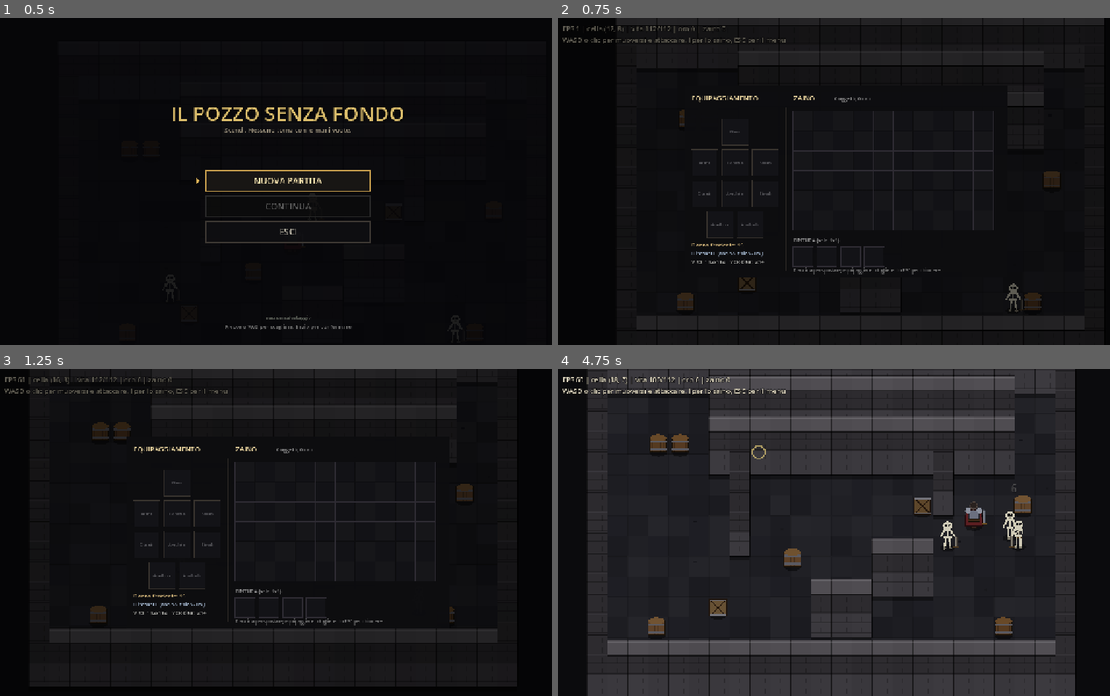
Above: before the commit, frames 1-4 (two rows, left to right).
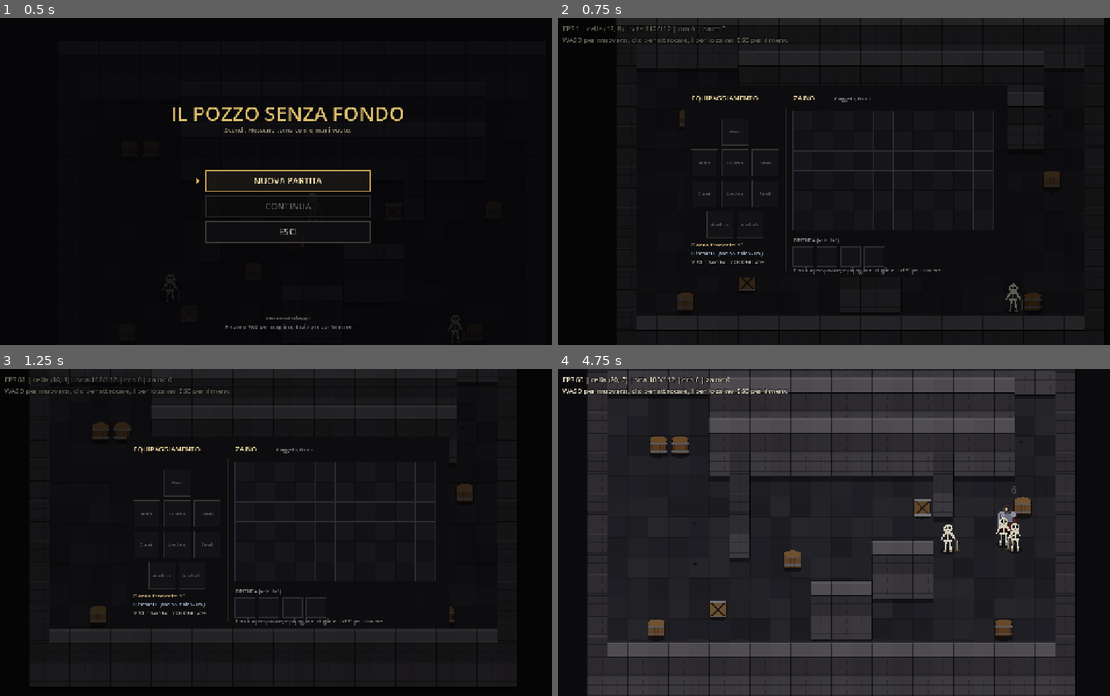
Above: after the commit, the same moments.

Repository: gmy77/pozzo_senza_fondo
Game: Godot game, scene res://main.tscn
Same seed, same stepped clock (60 frames per second), same inputs: the game is played once before the commit and once after it.
Inputs (mouse positions are in pixels of both pictures, inside the frame that each line leads up to):
- Up to frame 1 (0.5 s): no input
- Up to frame 2 (0.75 s): tap Enter at 0.5 s; move the mouse to (972, 165) at 0.52 s; hold D (move_right) from 0.53 s (still down); tap I at 0.6 s; click (972, 165) at 0.67 s
- Up to frame 3 (1.25 s): keep holding D (move_right); tap Space at 0.77 s
- Up to frame 4 (4.75 s): release D (move_right) at 1.25 s; drag from (729, 548) to (817, 597) at 1.27 s; tap Space at 2, 3.77 s; move the mouse to (905, 460) at 2.02 s; hold D (move_right) 2.03-2.75 s; tap Enter at 2.1 s; click (905, 460) at 2.17 s; drag from (817, 597) to (673, 483) at 2.77 s; move the mouse to (1021, 581) at 3.52 s; hold A (move_left) 3.53-4.25 s; tap I at 3.6 s; click (1021, 581) at 3.67 s; drag from (673, 483) to (756, 450) at 4.27 s

Frame 1 is identical in both runs. In frame 2, 0.3% of the frame differs, in the area x 4-42%, y 6-8%; in frame 3, 0.3%; in frame 4, 5.5%, in the area x 4-94%, y 0-97%.

Commit message:
Controlli separati: WASD muove, clic attacca senza inseguire
- click sul terreno non sposta
- clic sul mostro seleziona e attacca solo a portata
- tasto tenuto ripete l'attacco, non crea un percorso
- WASD resta indipendente e permette di arretrare
- selftest 75/75 su tre seed
- export script fallisce se l'esportazione fallisce, niente exe vecchio

Diff:
--- a/main.gd
+++ b/main.gd
@@ -75,7 +75,7 @@
 	var player := world.player
 	if inventory_panel != null:
 		inventory_panel.oro = player.gold
-	var hint := "WASD o clic per muoversi e attaccare, I per lo zaino, ESC per il menu"
+	var hint := "WASD per muoversi, clic per attaccare, I per lo zaino, ESC per il menu"
 	if state == AppState.DEAD:
 		hint = "SEI MORTO - premi R per ricominciare"
 	elif notice_left > 0.0:
--- a/scripts/entities/player.gd
+++ b/scripts/entities/player.gd
@@ -1,6 +1,6 @@
 # res://scripts/entities/player.gd
-# Scopo: il giocatore. Movimento WASD, click-to-move con NavigationAgent2D, attacco melee
-#        con clic su un nemico (il personaggio ci cammina prima di menare), telecamera con
+# Scopo: il giocatore. Movimento solo WASD, attacco melee con clic su un nemico (il clic
+#        non muove mai il personaggio), telecamera con
 #        smorzamento e limiti di stanza, disegno procedurale di un combattente incappucciato.
 # Dipendenze: entity.gd, stats.gd, damage.gd, hitbox.gd, constants.gd, art.gd, scene_factory.gd
 class_name Player
@@ -81,21 +81,10 @@
 	_swing = maxf(0.0, _swing - delta)
 
 	var direction := _input_direction()
-	if direction != Vector2.ZERO:
-		has_target = false
-		attack_target = null
-		_swing = 0.0
-	else:
-		# Tasto premuto = ordine continuo: il cursore resta la destinazione finche' non
-		# viene rilasciato. WASD ha sempre la precedenza e annulla l'ordine.
-		_hold_tick(delta)
-
-	if direction == Vector2.ZERO and _try_attack(delta):
-		pass
-	elif direction == Vector2.ZERO and has_target:
-		direction = _path_direction()
-		if direction == Vector2.ZERO and agent.is_navigation_finished():
-			has_target = false
+	# Il clic non entra mai in questo ramo: attack_target serve solo a scegliere chi
+	# colpire. Il movimento e' esclusivamente il vettore WASD.
+	_hold_tick(delta)
+	_try_attack(delta)
 
 	apply_motion(direction, velocita(), delta)
 	if _marker_alpha > 0.0:
@@ -103,7 +92,7 @@
 	queue_redraw()
 
 func _unhandled_input(event: InputEvent) -> void:
-	# Trascinare con il tasto giu' sposta la destinazione: e' il senso del "tieni premuto".
+	# Tenere premuto il tasto sinistro continua l'attacco sul bersaglio, non il movimento.
 	if event is InputEventMouseMotion and _mouse_held:
 		_cursor_last = get_global_mouse_position()
 		return
@@ -117,16 +106,15 @@
 	else:
 		set_hold(false, get_global_mouse_position())
 
-# Esegue un ordine nel punto indicato: mostro se c'e', altrimenti terreno.
+# Se il punto e' un mostro seleziona il bersaglio. Cliccare il terreno non produce alcun
+# ordine di movimento: questa e' una scelta deliberata, per permettere di arretrare con
+# WASD mentre si attacca col mouse senza che il clic trascini il personaggio in avanti.
 func command_at(point: Vector2) -> void:
 	var enemy := _enemy_at(point)
 	if enemy != null:
 		attack_target = enemy
-		set_move_target(enemy.global_position)
-		_repath = 0.0
 	else:
 		attack_target = null
-		set_move_target(point)
 
 # Tasto sinistro: true alla pressione, false al rilascio. E' separato dall'input vero
 # perche' il selftest headless non ha un mouse e deve provare la stessa catena.
@@ -137,13 +125,11 @@
 		_hold_repath = 0.0
 		command_at(point)
 	else:
-		# Al rilascio si smette di menare, ma si finisce di camminare verso l'ultimo punto:
-		# annullare anche il percorso darebbe un personaggio che si pianta a meta' passo.
+		# Al rilascio si smette di menare. Il movimento WASD, se premuto, continua.
 		attack_target = null
 
-# Comando continuo. Se il bersaglio e' vivo non fa niente: _try_attack ricalcola gia' il
-# percorso da solo. Se e' morto, o il cursore e' finito su qualcos'altro, rilegge il punto
-# senza aspettare un nuovo clic.
+# Comando continuo: se il bersaglio muore, il cursore puo' scegliere un nuovo bersaglio;
+# non viene mai trasformato in una destinazione di movimento.
 func _hold_tick(delta: float) -> void:
 	if not _mouse_held:
 		return
@@ -152,14 +138,9 @@
 	_hold_repath -= delta
 	if _hold_repath <= 0.0:
 		_hold_repath = 0.15
-		command_at(_cursor_last)
-
-func set_move_target(target: Vector2) -> void:
-	agent.target_position = target
-	has_target = true
-	_marker_pos = target
-	_marker_alpha = 1.0
-	queue_redraw()
+		var enemy := _enemy_at(_cursor_last)
+		if enemy != null:
+			attack_target = enemy
 
 # Ferma il personaggio e cancella l'ordine di movimento. Serve al selftest quando sposta
 # il giocatore a mano: senza questo il percorso vecchio continua a trascinarlo.
@@ -168,7 +149,6 @@
 	has_target = false
 	attack_target = null
 	velocity = Vector2.ZERO
-	agent.target_position = global_position
 	_marker_alpha = 0.0
 
 func set_camera_limits(bounds: Rect2) -> void:
@@ -177,35 +157,24 @@
 	camera.limit_right = int(bounds.end.x)
 	camera.limit_bottom = int(bounds.end.y)
 
-# Attacco: se c'e' un bersaglio vivo e a portata, mena e ferma il movimento.
-# Restituisce true solo se il colpo e' partito (o e' in ricarica) e il personaggio deve
-# restare fermo. Fuori portata restituisce false: il chiamante deve seguire il percorso,
-# altrimenti il giocatore resta piantato a guardare il mostro (era il difetto della fase 2).
-func _try_attack(delta: float) -> bool:
+# Attacco: se c'e' un bersaglio vivo e a portata, mena. Fuori portata non insegue: il
+# giocatore resta fermo o si muove soltanto con WASD.
+func _try_attack(delta: float) -> void:
 	if attack_target == null:
-		return false
+		return
 	if not is_instance_valid(attack_target) or not attack_target.alive:
 		attack_target = null
-		return false
+		return
 
 	var to_target := attack_target.global_position - global_position
 	if to_target.length() > PORTATA_MISCHIA:
-		# Fuori portata: si continua a camminare verso il bersaglio, ricalcolando il
-		# percorso ogni quarto di secondo perche' il mostro si muove.
-		_repath -= delta
-		if _repath <= 0.0:
-			agent.target_position = attack_target.global_position
-			has_target = true
-			_repath = 0.25
-		return false
-
-	has_target = false
+		return
+
 	facing = to_target.normalized()
 	if _cooldown <= 0.0:
 		_swing = TEMPO_FENDENTE
 		_cooldown = TEMPO_RECUPERO
 		_swing_hit()
-	return true
 
 func _swing_hit() -> void:
 	var crit_chance := 0.08 + float(destrezza()) * 0.004 + float(equipment.bonus(Affix.Tipo.CRITICO)) * 0.01
--- a/tools/selftest.gd
+++ b/tools/selftest.gd
@@ -1,6 +1,6 @@
 # res://tools/selftest.gd
 # Scopo: verifica automatica della fase 1 senza finestra. Controlla mondo, muri (un pezzo per
-#        cella), collisioni, props, navmesh, click-to-move, blocco dei muri e spinta dei barili.
+#        cella), collisioni, props, navmesh, movimento WASD, blocco dei muri e spinta dei barili.
 # Uso:   POZZO_SELFTEST=1 godot --headless --path . --quit-after 20000
 #        (--quit-after conta iterazioni del motore, non secondi: se e' troppo basso il
 #        gioco si chiude prima della fine e non stampa niente. Non e' un guasto.)
@@ -44,19 +44,29 @@
 	var reached := path.size() > 0 and path[path.size() - 1].distance_to(far_cell) < 20.0
 	failures += _check(reached, "navmesh attraversa la stanza (%d punti)" % path.size(), notes)
 
+	player.global_position = FloorBuilder.cell_center(Vector2i(4, 8))
+	player.stop()
+	for i in 5:
+		await tree.physics_frame
 	var start := player.global_position
-	player.set_move_target(start + Vector2(120.0, 0.0))
+	player.command_at(start + Vector2(120.0, 0.0))
 	for i in 50:
 		await tree.physics_frame
-	var moved := player.global_position.x - start.x
-	failures += _check(moved > 70.0, "click-to-move sposta il giocatore (%.0f px)" % moved, notes)
-
-	player.set_move_target(Vector2(60.0 * float(GameConsts.CELL), player.global_position.y))
-	for i in 120:
-		await tree.physics_frame
+	var moved := player.global_position.distance_to(start)
+	# Il solver puo' assestare il corpo di pochi pixel se la posizione iniziale e' vicina a
+	# un collisore; non deve pero' esserci alcun percorso o movimento comandato dal clic.
+	failures += _check(moved < 10.0, "il clic sul terreno non sposta il giocatore (%.1f px)" % moved, notes)
+
+	# Il movimento resta responsabilita' della tastiera: una direzione WASD simulata deve
+	# ancora attraversare la stanza e fermarsi contro il muro esterno.
+	player.global_position = FloorBuilder.cell_center(Vector2i(3, 8))
+	player.stop()
+	for i in 100:
+		await tree.physics_frame
+		player.apply_motion(Vector2.RIGHT, player.velocita(), 1.0 / 60.0)
 	var wall_x := float((TestRoom.LARGHEZZA - 1) * GameConsts.CELL)
 	var inside := player.global_position.x < wall_x - 4.0
-	failures += _check(inside, "il muro ferma il giocatore (x=%.0f, muro a %.0f)" % [player.global_position.x, wall_x], notes)
+	failures += _check(inside and player.global_position.x > 180.0, "WASD muove e il muro ferma il giocatore (x=%.0f, muro a %.0f)" % [player.global_position.x, wall_x], notes)
 
 	# Occlusione: rasente al lato nord del muro in (14,10) la faccia deve coprire tutto il
 	# personaggio, testa compresa. Rettangoli calcolati, non guardati a occhio.
@@ -93,9 +103,9 @@
 		player.global_position = barrel.global_position + Vector2(-50.0, -PropBody.RADIO_BARILE)
 		player.velocity = Vector2.ZERO
 		var before := barrel.global_position
-		player.set_move_target(barrel.global_position + Vector2(120.0, 0.0))
 		for i in 70:
 			await tree.physics_frame
+			player.apply_motion(Vector2.RIGHT, player.velocita(), 1.0 / 60.0)
 		var pushed := barrel.global_position.distance_to(before)
 		failures += _check(pushed > 25.0, "il barile viene spinto (%.1f px)" % pushed, notes)
 	else:
@@ -190,8 +200,8 @@
 
 	player.hp = player.max_hp
 
-	# --- Attacco tenendo premuto: il comando e' continuo, il bersaglio viene inseguito e
-	# colpito piu' volte; al rilascio si smette. ---
+	# --- Attacco tenendo premuto: il comando e' continuo, il bersaglio viene colpito piu'
+	# volte ma il giocatore resta fermo; il movimento e' indipendente e viene da WASD. ---
 	var dummy: Enemy = world.enemies[1]
 	dummy.stand_down()
 	dummy.max_hp = 9999
@@ -204,6 +214,7 @@
 	bystander.global_position = FloorBuilder.cell_center(Vector2i(3, 14))
 	player.global_position = FloorBuilder.cell_center(Vector2i(11, 8))
 	player.stop()
+	dummy.global_position = player.global_position + Vector2(30.0, 0.0)
 	for i in 6:
 		await tree.physics_frame
 
@@ -217,16 +228,16 @@
 		await tree.physics_frame
 	var held_hits := 9999 - dummy.hp
 	var approach := player.global_position.distance_to(dummy.global_position)
-	failures += _check(held_hits >= 30, "tenendo premuto il tasto il giocatore continua a colpire (%d danni)" % held_hits, notes)
-	failures += _check(approach < 60.0, "tenendo premuto il tasto il giocatore raggiunge il bersaglio (%.0f px)" % approach, notes)
-
-	# Il bersaglio si sposta: senza un nuovo clic il giocatore deve seguirlo.
+	failures += _check(held_hits >= 20, "tenendo premuto il tasto il giocatore continua a colpire (%d danni)" % held_hits, notes)
+	failures += _check(approach > 20.0, "tenendo premuto il tasto il giocatore non insegue il bersaglio (%.0f px)" % approach, notes)
+
+	# Il bersaglio si sposta fuori portata: senza WASD il giocatore non lo segue.
 	dummy.global_position += Vector2(120.0, 0.0)
 	var player_before_follow := player.global_position
 	for i in 90:
 		await tree.physics_frame
-	var followed := player.global_position.x - player_before_follow.x
-	failures += _check(followed > 40.0, "il giocatore insegue il bersaglio che si sposta (%.0f px)" % followed, notes)
+	var followed := player.global_position.distance_to(player_before_follow)
+	failures += _check(followed < 10.0, "il giocatore non insegue il bersaglio che si sposta (%.1f px)" % followed, notes)
 
 	player.set_hold(false, Vector2.ZERO)
 	for i in 10:
Not shown, changed: LEGGIMI.txt
Not shown, changed: docs/ARCHITETTURA.md
Not shown, changed: tools/crea_pacchetto.ps1
